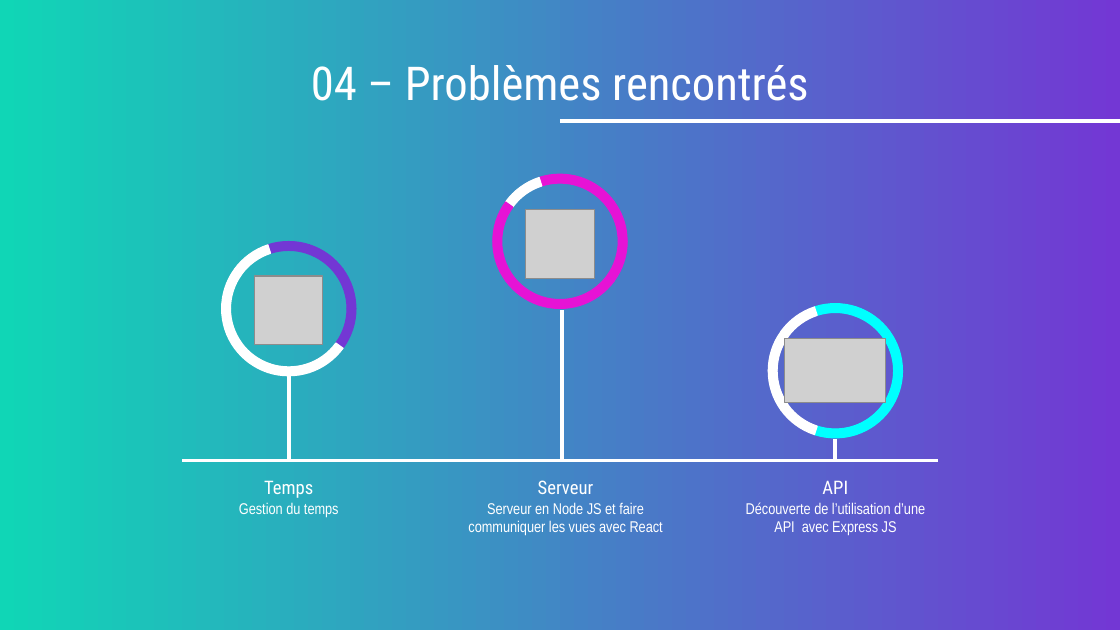
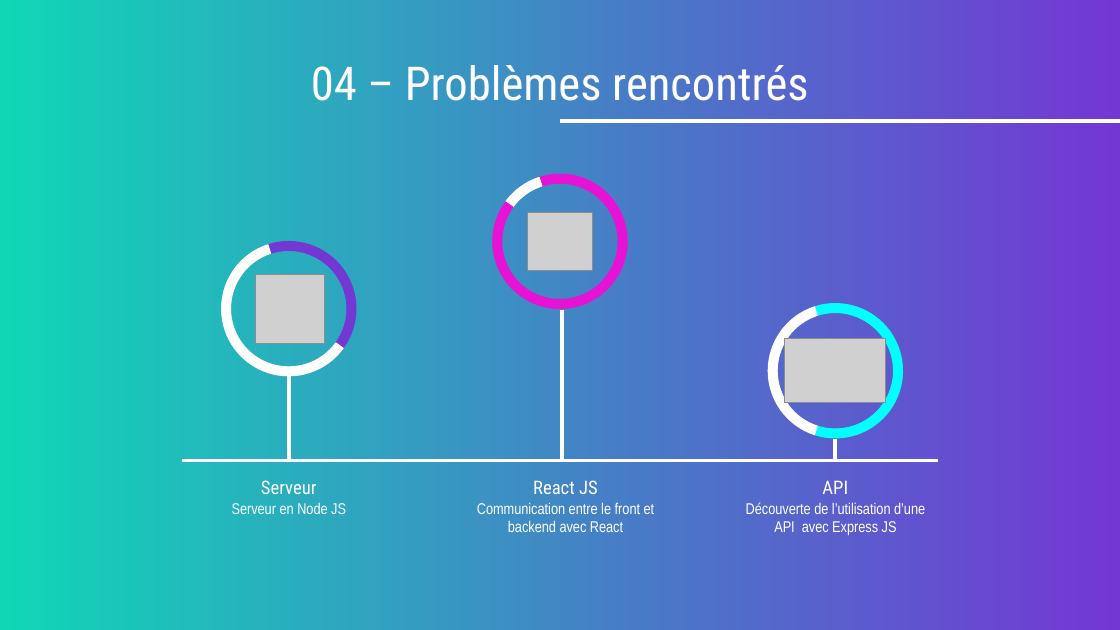
Before and after one commit to theoDELAS/API_GSM, a slide deck: slide 6 of pres_api.pptx. Drawn at 1120x630 pixels with LibreOffice and Linux fonts; fonts in the diff are those of the drawing; grey boxes stand for pictures. Boxes give left, top, right and bottom in pixels: in the first picture for what was removed or moved away, otherwise in the second. Text is boxed around its words. In the diff, an @@ line names an element or a change of style, - is before the commit and + after.

Commit message:
clean pres

```diff
--- a/pres_api.pptx
+++ b/pres_api.pptx
@@ picture added at <box>528,213,592,270</box> @@
@@ picture removed at <box>254,276,323,344</box> @@
@@ picture: place and size @@
-picture at <box>525,209,595,279</box>
+picture at <box>255,274,325,344</box>
@@ text at <box>232,480,346,514</box>: text changed @@
-Temps
-Gestion du temps
+Serveur
+Serveur en Node JS
@@ text at <box>477,480,655,532</box>: text changed @@
-Serveur
-Serveur en Node JS et faire communiquer les vues avec React
+React JS
+Communication entre le front et backend avec React
```
